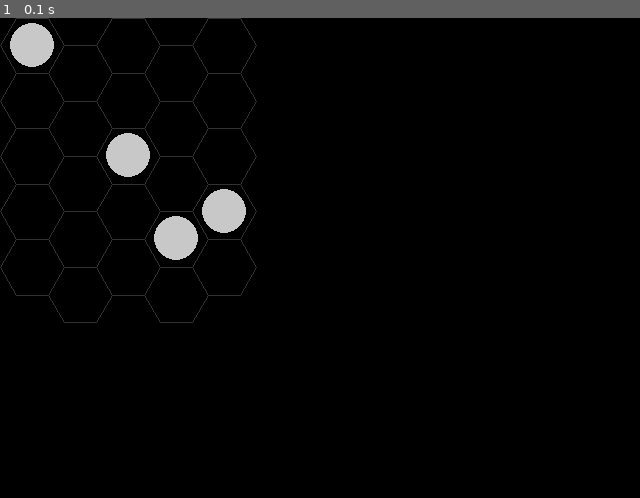
Above: before the commit, frame 1.
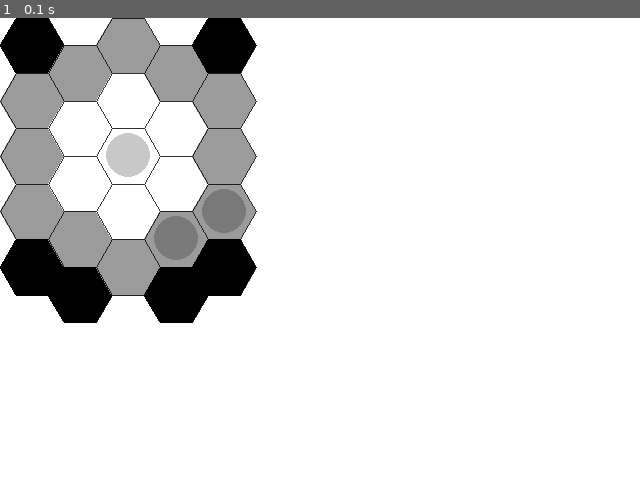
Above: after the commit, the same moment.

Repository: mklauber/pygame-hex-grid
Game: pygame game, started from HexMap/Render.py
Same seed, same stepped clock (60 frames per second), same inputs: the game is played once before the commit and once after it. The source is Python 2; it was converted automatically to run under Python 3.
Inputs:
- Up to frame 1 (0.1 s): no input

The runs differ from the first frame. In frame 1, 94% of the frame differs, in the area x 0-100%, y 0-100%.

Commit message:
Created general Grid class for tracking data about a given cell.  Created FogRender class that uses a grid to track fog of war.

Diff:
--- a/HexMap/Map.py
+++ b/HexMap/Map.py
@@ -16,9 +16,6 @@
 	directions = [ ( 0, 1 ), ( 1, 1 ), ( 1, 0 ), ( 0, -1 ), ( -1, -1 ), ( -1, 0 ) ]
 
 	def __init__( self, ( rows, cols ), *args, **keywords ):
-		# for tracking units
-		self.positions = Position()
-
 		#Map size
 		self.rows = rows
 		self.cols = cols
@@ -62,7 +59,7 @@
 
 		return ( choose( direction[0] ), choose( direction[1] ) )
 
-	def ascii( self, numbers=True, units=True ):
+	def ascii( self, numbers=True ):
 		""" Debug method that draws the grid using ascii text """
 
 		table = ""
@@ -89,14 +86,14 @@
 			bottom = "\\"
 
 			for col in range( self.cols ):
-				unit = "U" if units and self.positions.get( ( row + col / 2, col ) ) else ""
+#				unit = "U" if units and self.positions.get( ( row + col / 2, col ) ) else ""
 				if col % 2 == 0:
 					text = "%d,%d" % ( row + col / 2, col ) if numbers else ""
 					top 	 += ( text ).center( text_length ) + "\\"
-					bottom	 += ( unit ).center( text_length, '_' ) + "/"
+					bottom	 += ( "" ).center( text_length, '_' ) + "/"
 				else:
 					text = "%d,%d" % ( 1 + row + col / 2, col ) if numbers else " "
-					top 	 += ( unit ).center( text_length, '_' ) + "/"
+					top 	 += ( "" ).center( text_length, '_' ) + "/"
 					bottom	 += ( text ).center( text_length ) + "\\"
 			# Clean up tail slashes on even numbers of columns
 			if self.cols % 2 == 0:
@@ -202,21 +199,30 @@
 			results.append( ( origin[0] + offset[0] * i, origin[1] + offset[1] * i ) )
 		return filter( self.valid_cell, results )
 
-	def units( self, cells ):
-		"""
-		Returns a dictionary of cell and units, given a set of cells
-		"""
-		return {cell: self.positions[cell] for cell in cells if self.positions.get( cell, None )}
-
-class Position( dict ):
+	def cells( self ):
+		cells = []
+		for row in range( self.rows + self.cols / 2 ):
+			cells.extend(
+				[( row, col ) for col in range( 1 + 2 * row ) ]
+			)
+		return filter( self.valid_cell, cells )
+
+class Grid( dict ):
 	"""An extension of a basic dictionary with a fast, consistent lookup by value implementation."""
-	def find( self, unit ):
+
+	def __init__( self, default=None, *args, **keywords ):
+		super( Grid, self ).__init__( *args, **keywords )
+		self.default = default
+
+	def __getitem__( self, key ):
+		return super( Grid, self ).get( key, self.default )
+
+	def find( self, item ):
 		"""
 		A fast lookup by value implementation
 		"""
-		temp = unit
-		for pos, unit in self.items():
-			if unit == temp:
+		for pos, value in self.items():
+			if item == value:
 				return pos
 		return None
 
--- a/HexMap/Render.py
+++ b/HexMap/Render.py
@@ -1,6 +1,7 @@
 from abc import ABCMeta, abstractmethod
 import pygame
 import math
+from Map import Grid
 
 SQRT3 = math.sqrt( 3 )
 
@@ -8,15 +9,25 @@
 
 	__metaclass__ = ABCMeta
 
-	def __init__( self, map, radius=16 ):
+
+
+	def __init__( self, map, radius=16, *args, **keywords ):
 		self.map = map
 		self.radius = radius
 
 		# Colors for the map
 		self.GRID_COLOR = pygame.Color( 50, 50, 50 )
 
-		super( Render, self ).__init__( ( self.width, self.height ) )
-		pass
+		super( Render, self ).__init__( ( self.width, self.height ), *args, **keywords )
+
+		self.cell = [( .5 * self.radius, 0 ),
+					( 1.5 * self.radius, 0 ),
+					( 2 * self.radius, SQRT3 / 2 * self.radius ),
+					( 1.5 * self.radius, SQRT3 * self.radius ),
+					( .5 * self.radius, SQRT3 * self.radius ),
+					( 0, SQRT3 / 2 * self.radius )
+		]
+
 
 
 	@property
@@ -98,12 +109,18 @@
 	A premade render object that will automatically draw the Units from the map
 
 	"""
+
+	def __init__( self, map, *args, **keywords ):
+		super( RenderUnits, self ).__init__( map, *args, **keywords )
+		if not hasattr( self.map, 'units' ):
+			self.map.units = Grid()
+
 	def draw( self ):
 		"""
 		Calls unit.paint for all units on self.map
 		"""
 		super( RenderUnits, self ).draw()
-		units = self.map.positions
+		units = self.map.units
 
 		for position, unit in units.items():
 			surface = self.get_surface( position )
@@ -116,13 +133,7 @@
 		"""
 		super( RenderGrid, self ).draw()
 		# A point list describing a single cell, based on the radius of each hex
-		cell = [	( .5 * self.radius, 0 ),
-					( 1.5 * self.radius, 0 ),
-					( 2 * self.radius, SQRT3 / 2 * self.radius ),
-					( 1.5 * self.radius, SQRT3 * self.radius ),
-					( .5 * self.radius, SQRT3 * self.radius ),
-					( 0, SQRT3 / 2 * self.radius )
-		]
+
 		for col in range( self.map.cols ):
 			# Alternate the offset of the cells based on column
 			offset = self.radius * SQRT3 / 2 if col % 2 else 0
@@ -131,13 +142,47 @@
 				top = offset + SQRT3 * row * self.radius
 				left = 1.5 * col * self.radius
 				# Create a point list containing the offset cell
-				points = [( x + left, y + top ) for ( x, y ) in cell]
+				points = [( x + left, y + top ) for ( x, y ) in self.cell]
 				# Draw the polygon onto the surface
 				pygame.draw.polygon( self, self.GRID_COLOR, points, 1 )
 
 class RenderFog( Render ):
-	def draw( self ):
-		pass
+
+	OBSCURED = pygame.Color( 00, 00, 00, 255 )
+	SEEN	 = pygame.Color( 00, 00, 00, 100 )
+	VISIBLE	 = pygame.Color( 00, 00, 00, 0 )
+
+	def __init__( self, map, *args, **keywords ):
+
+		super( RenderFog, self ).__init__( map, *args, flags=pygame.SRCALPHA, **keywords )
+		if not hasattr( self.map, 'fog' ):
+			self.map.fog = Grid( default=self.OBSCURED )
+
+	def draw( self ):
+
+		#Some constants for the math
+		height = self.radius * SQRT3
+		width = 1.5 * self.radius
+		offset = height / 2
+
+		for cell in self.map.cells():
+			row, col = cell
+			surface = self.get_cell( cell )
+
+			# Calculate the position of the cell
+			top = row * height - offset * col
+			left = width * col
+
+			#Determine the points that corresponds with
+			points = [( x + left, y + top ) for ( x, y ) in self.cell]
+			# Draw the polygon onto the surface
+			pygame.draw.polygon( self, self.map.fog[ cell ], points, 0 )
+
+
+
+
+def trim_cell( surface ):
+	pass
 
 
 if __name__ == '__main__':
@@ -151,14 +196,24 @@
 			pygame.draw.circle( surface, self.color, ( radius, int( SQRT3 / 2 * radius ) ), int( radius - radius * .3 ) )
 
 	m = Map( ( 5, 5 ) )
-	m.positions[( 0, 0 ) ] = Unit( m )
-	m.positions[( 3, 2 ) ] = Unit( m )
-	m.positions[( 5, 3 ) ] = Unit( m )
-	m.positions[( 5, 4 ) ] = Unit( m )
-	print( m.ascii() )
 
 	grid = RenderGrid( m, radius=32 )
 	units = RenderUnits( m, radius=32 )
+	fog = RenderFog( m, radius=32 )
+
+	m.units[( 0, 0 ) ] = Unit( m )
+	m.units[( 3, 2 ) ] = Unit( m )
+	m.units[( 5, 3 ) ] = Unit( m )
+	m.units[( 5, 4 ) ] = Unit( m )
+
+	for cell in m.spread( ( 3, 2 ), radius=2 ):
+		m.fog[cell] = fog.SEEN
+
+	for cell in m.spread( ( 3, 2 ) ):
+		m.fog[cell] = fog.VISIBLE
+
+	print( m.ascii() )
+
 
 	try:
 		pygame.init()
@@ -176,10 +231,13 @@
 				if event.type == MOUSEBUTTONDOWN:
 					print( units.get_cell( event.pos ) )
 
+			window.fill( pygame.Color( 'white' ) )
 			grid.draw()
 			units.draw()
+			fog.draw()
 			window.blit( grid, ( 0, 0 ) )
 			window.blit( units, ( 0, 0 ) )
+			window.blit( fog, ( 0, 0 ) )
 			pygame.display.update()
 			fpsClock.tick( 10 )
 	finally:
